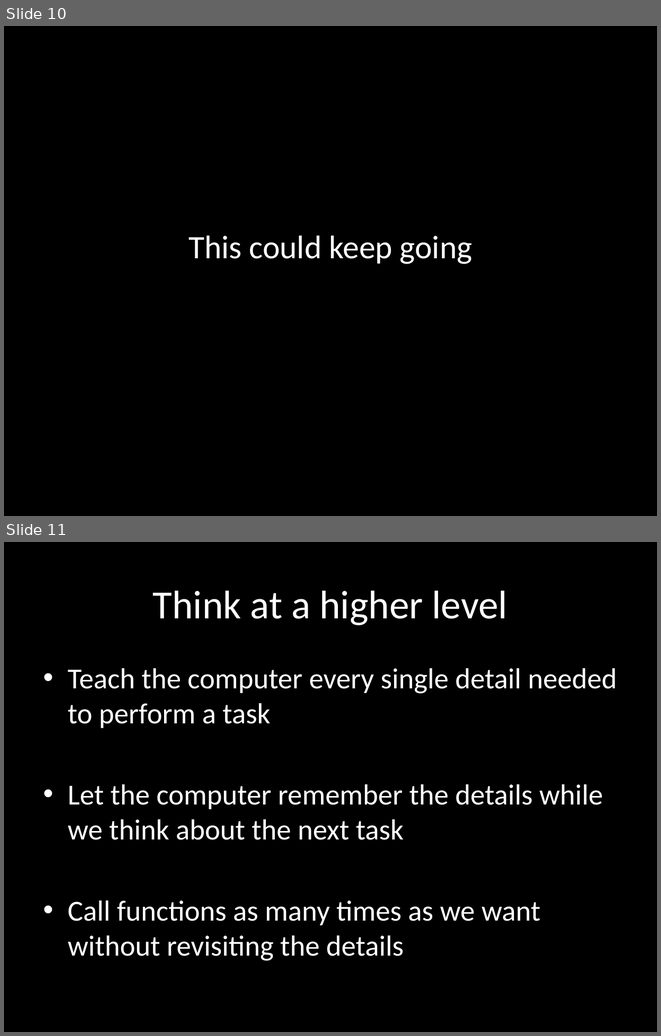
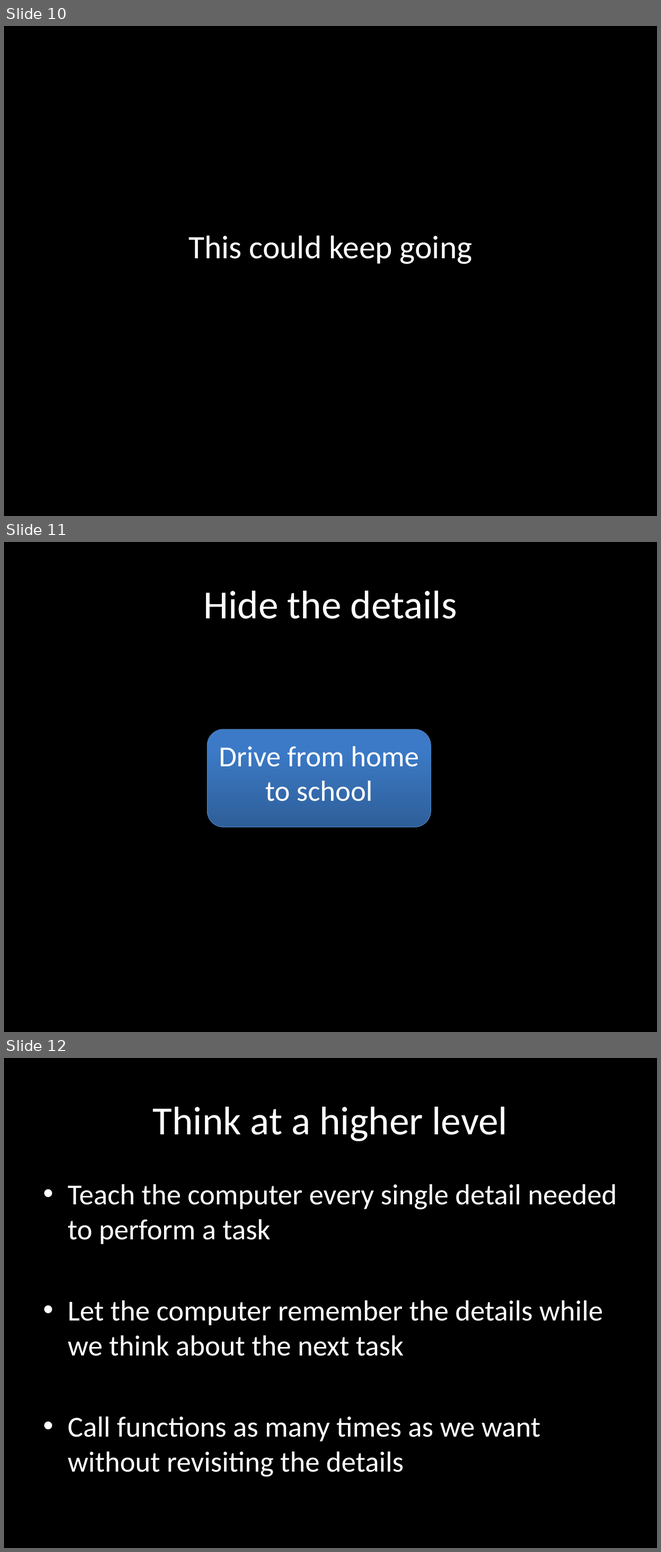
Before and after one commit to jessehartloff/CourseWebsite, a slide deck: content/cse115/media/115Slides/3-Functions.pptx. Shown one above the other, each under a label of ours: slides 10 and 11 before the commit, slides 10, 11 and 12 after it. The pictures are 661x1036 and 661x1552 pixels, drawn with LibreOffice and Linux fonts; fonts in the diff are those of the drawing. Boxes give left, top, right and bottom in pixels: in the first picture for what was removed or moved away, otherwise in the second. Text is boxed around its words. In the diff, an @@ line names an element or a change of style, - is before the commit and + after.

Commit message:
minor revisions to functions slides

```diff
--- a/content/cse115/media/115Slides/3-Functions.pptx
+++ b/content/cse115/media/115Slides/3-Functions.pptx
@@ slide 11 added at (4,542,657,1032), background #000000 @@
@@ title added at (204,590,457,619), 44 pt, text #FFFFFF @@
+Hide the details
@@ rounded rectangle added at (207,730,430,827), fill gradient #2F5F99 to #3D7CC7 to #3A7CCB, outline #4B7EBC 0.75 pt, 32 pt, text #FFFFFF @@
+Drive from home to school
@@ what was slide 11 is now slide 12 @@
```
